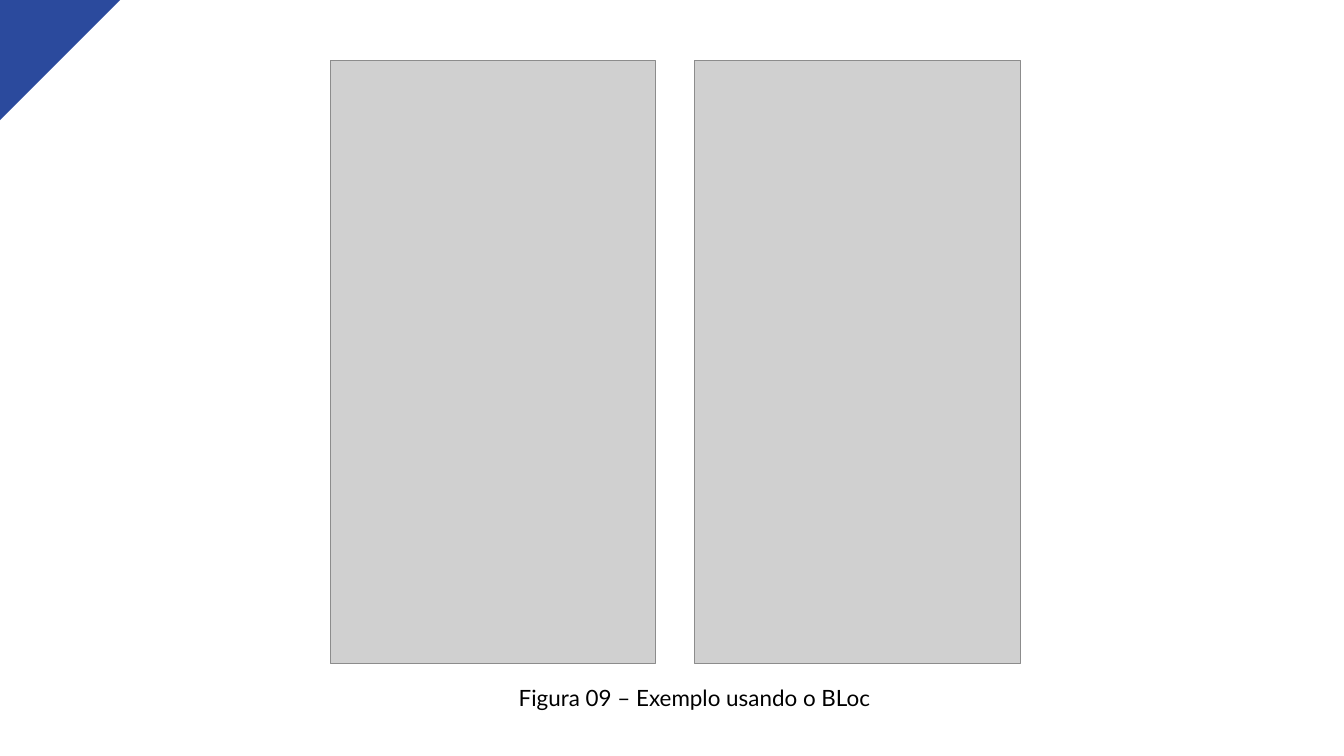
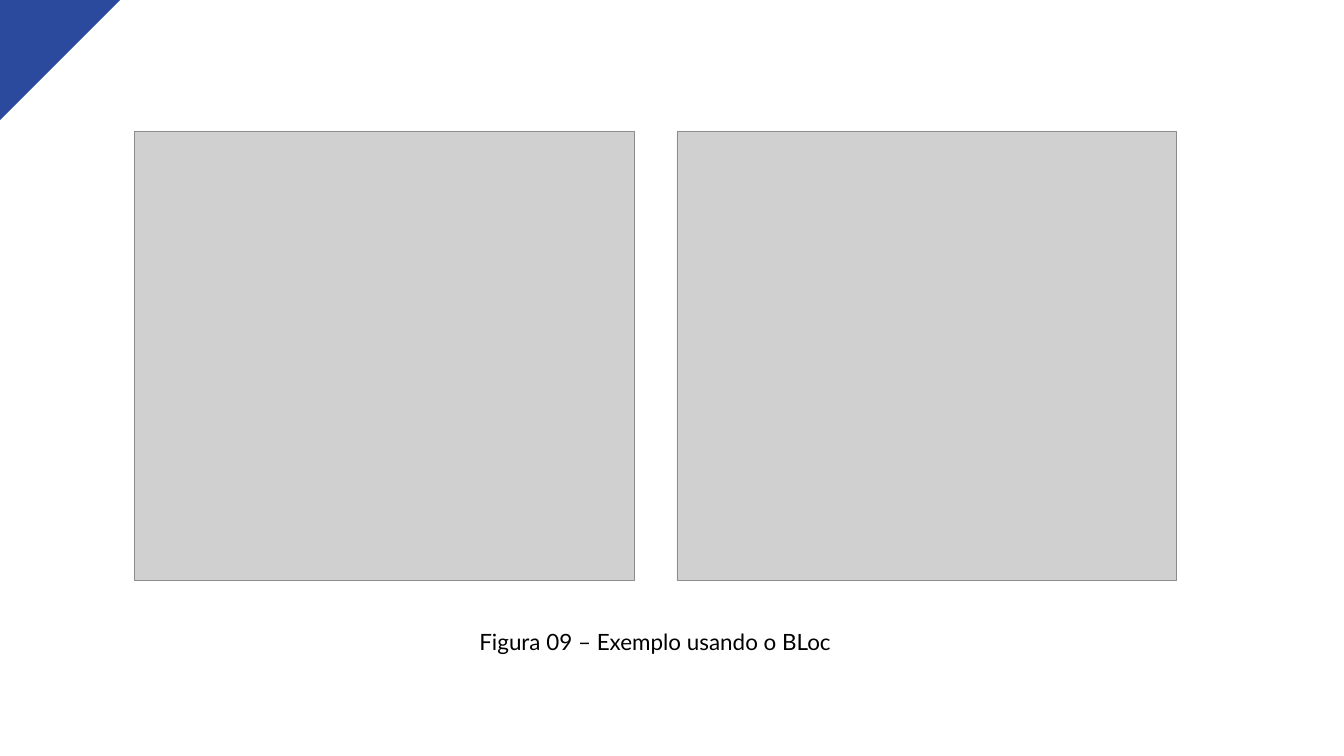
Before and after one commit to TalyssonDEV/Semac-11, a slide deck: slide 17 of Aula11-Manipulação de Estados/Aula11-Manipulação de Estados.pptx. Drawn at 1344x756 pixels with LibreOffice and Linux fonts; fonts in the diff are those of the drawing; grey boxes stand for pictures. Boxes give left, top, right and bottom in pixels: in the first picture for what was removed or moved away, otherwise in the second. Text is boxed around its words. In the diff, an @@ line names an element or a change of style, - is before the commit and + after.

```diff
--- a/Aula11-Manipulação de Estados/Aula11-Manipulação de Estados.pptx
+++ b/Aula11-Manipulação de Estados/Aula11-Manipulação de Estados.pptx
@@ picture removed at (331, 60, 655, 663) @@
@@ picture added at (134, 132, 634, 580) @@
@@ picture: place and size @@
-picture at (694, 60, 1020, 663)
+picture at (677, 132, 1177, 581)
@@ text "Figura 09 – Exemplo usando ...": place and size @@
-text "Figura 09 – Exemplo usando ..." at (519, 689, 870, 710)
+text "Figura 09 – Exemplo usando ..." at (479, 633, 831, 654)
```
Also in this commit, not shown: 8 other slides changed, 6 other files.
